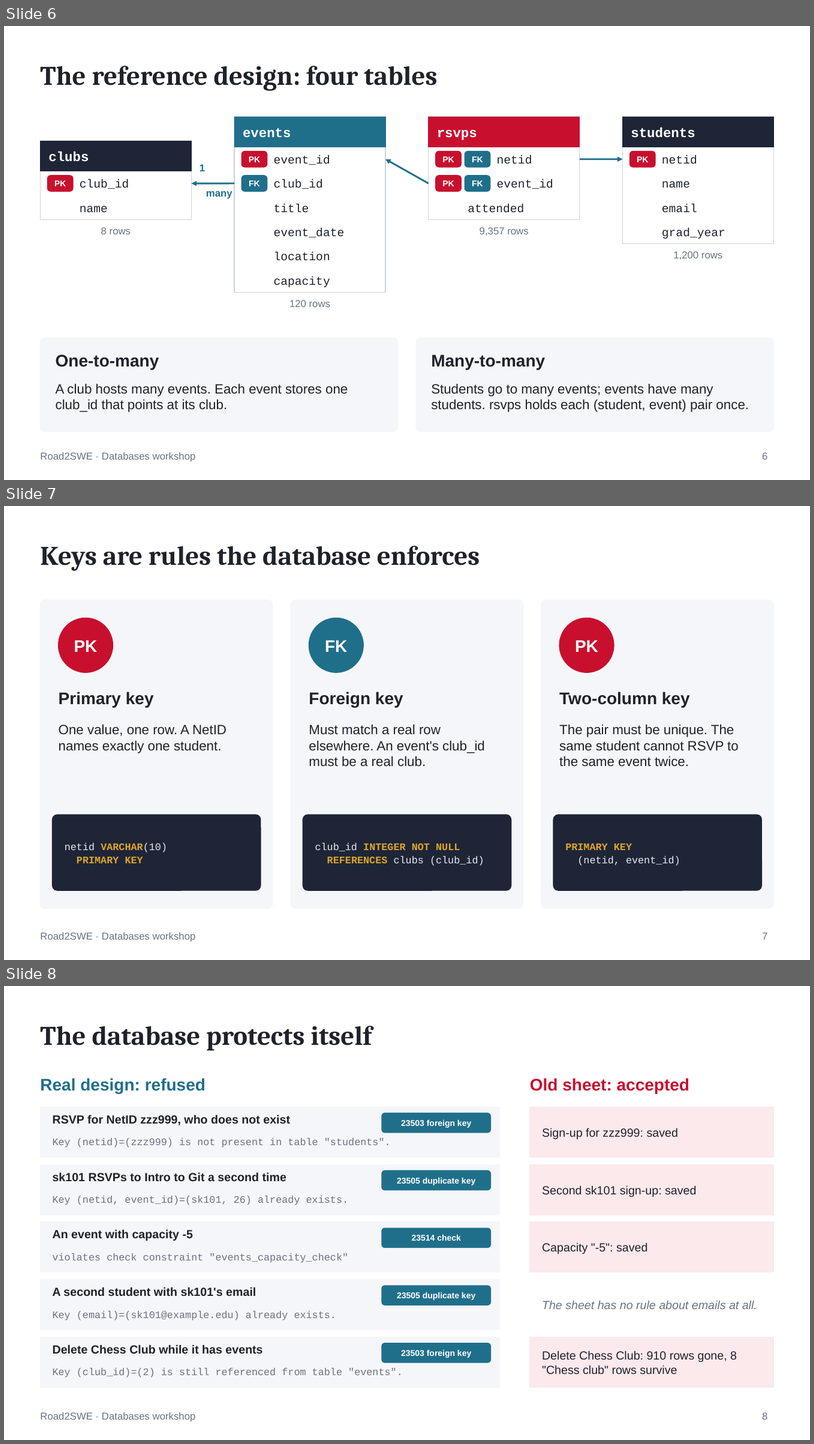
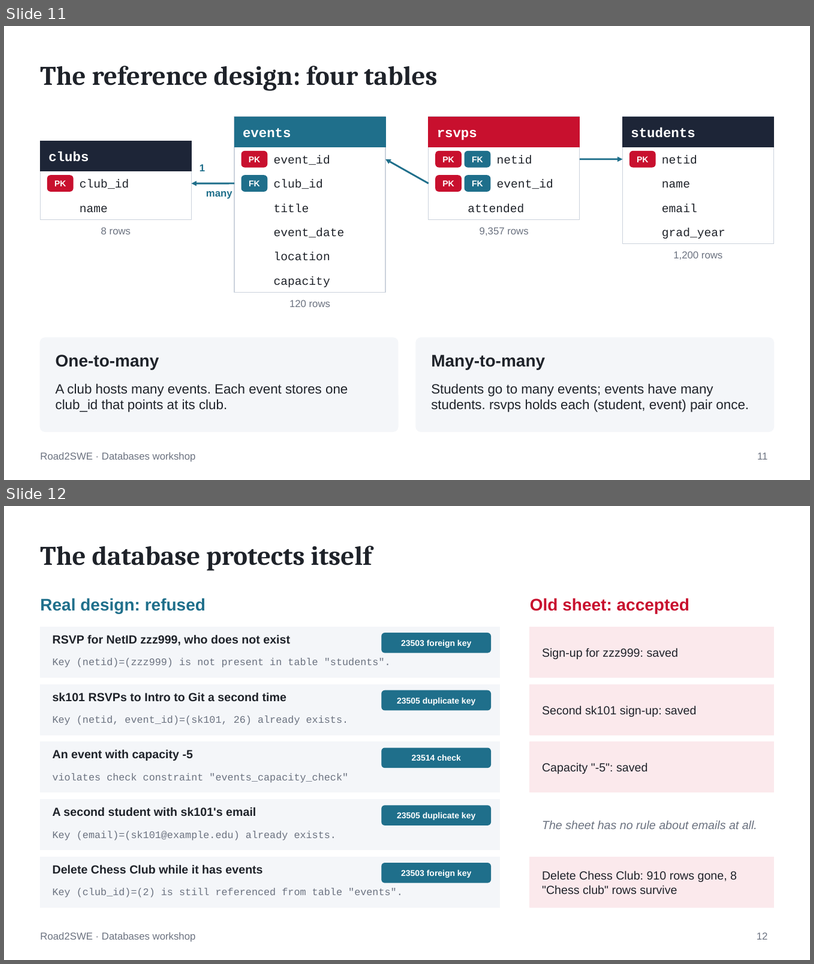
Before and after one commit to Trian27/RTSWEDatabasesWorkshop, a slide deck: slides/databases-workshop.pptx. Shown one above the other, each under a label of ours: slides 6, 7 and 8 before the commit, slides 11 and 12 after it. The pictures are 814x1444 and 814x964 pixels, drawn with LibreOffice and Linux fonts; fonts in the diff are those of the drawing. Boxes give left, top, right and bottom in pixels: in the first picture for what was removed or moved away, otherwise in the second. Text is boxed around its words. In the diff, an @@ line names an element or a change of style, - is before the commit and + after.

```diff
--- a/slides/databases-workshop.pptx
+++ b/slides/databases-workshop.pptx
@@ slide 7 removed at (4, 506, 810, 960), background #FFFFFF; not listed: 1 template element that a slide beside it also shows @@
@@ title removed at (40, 546, 480, 571) @@
-Keys are rules the database enforces
@@ rounded rectangle removed at (40, 600, 273, 908) @@
@@ rounded rectangle removed at (291, 600, 523, 908) @@
@@ rounded rectangle removed at (542, 600, 774, 908) @@
@@ ellipse removed at (59, 618, 113, 672) @@
@@ ellipse removed at (309, 618, 363, 672) @@
@@ ellipse removed at (560, 618, 614, 672) @@
@@ text removed at (74, 640, 98, 652) @@
-PK
@@ text removed at (325, 640, 347, 652) @@
-FK
@@ text removed at (575, 640, 599, 652) @@
-PK
@@ text removed at (59, 691, 154, 707) @@
-Primary key
@@ text removed at (309, 691, 404, 707) @@
-Foreign key
@@ text removed at (560, 691, 690, 707) @@
-Two-column key
@@ text removed at (59, 724, 227, 753) @@
-One value, one row. A NetID names exactly one student.
@@ text removed at (309, 724, 485, 766) @@
-Must match a real row elsewhere. An event's club_id must be a real club.
@@ text removed at (560, 724, 739, 766) @@
-The pair must be unique. The same student cannot RSVP to the same event twice.
@@ rounded rectangle removed at (53, 814, 260, 890) @@
@@ rounded rectangle removed at (303, 814, 511, 890) @@
@@ rounded rectangle removed at (554, 814, 762, 890) @@
@@ text removed at (65, 843, 167, 863) @@
-netid VARCHAR(10)
-PRIMARY KEY
@@ text removed at (315, 843, 485, 865) @@
-club_id INTEGER NOT NULL
-REFERENCES clubs (club_id)
@@ text removed at (566, 843, 681, 865) @@
-PRIMARY KEY
-(netid, event_id)
@@ page number removed at (762, 932, 768, 939) @@
-7
@@ what was slide 6 is now slide 11 @@
@@ page number at (758, 452, 768, 459): text changed @@
-6
+11
@@ what was slide 8 is now slide 12 @@
@@ page number at (757, 932, 768, 939): text changed @@
-8
+12
```
Also in this commit, not shown: 4 slides changed, 6 slides added, 4 other files.
